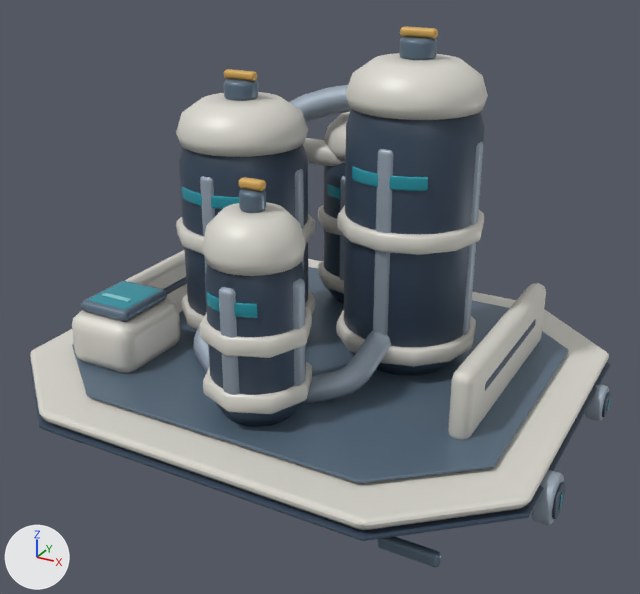
One commit to the glTF model space-battleship/assets/galaxy/v3/buildings/heavy_element_refinery/heavy_element_refinery_lv5.glb: the scene before it, then after it.
Rendered twice from a 50 mm lens placed at (5.67, -10.28, 6.92), pointed at (0.19, -0.31, 1.94). Every picture has the same lights, and +X, +Y and +Z are marked at lower left. The picture after the commit comes second. Where no turn or scale is listed for an object, it has been applied to the vertices. Vertices at exactly the same position are counted once.

The first picture shows 'Structure'.
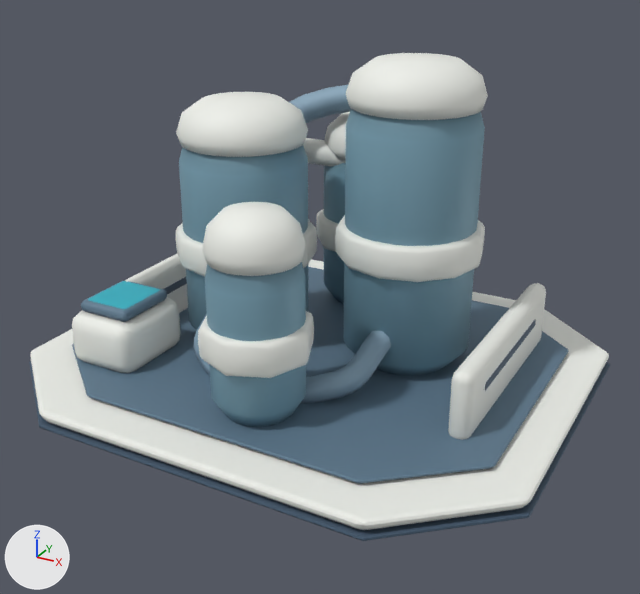
Changed parts and their boxes [x1, y1, x2, y2] in the pictures (640 x 594 px):
'Structure', reshaped (10% shorter): before [29, 26, 611, 567]; after [29, 53, 610, 541]
part 1 of me_floatingnavyhull_014, rebuilt: before [176, 214, 315, 255]; after [176, 219, 317, 277]
part 2 of me_floatingnavyhull_014, rebuilt (36% taller): before [337, 206, 484, 255]; after [335, 215, 485, 282]
part 3 of me_floatingnavyhull_014, rebuilt: before [318, 205, 344, 236]; after [316, 209, 338, 252]
part 4 of me_floatingnavyhull_014, rebuilt (33% taller): before [200, 308, 312, 358]; after [198, 311, 314, 378]
part 5 of me_floatingnavyhull_014, deleted: before [45, 26, 611, 567]
part 6 of me_floatingnavyhull_014, recoloured: [29, 53, 609, 541] in both
part 7 of me_floatingnavyhull_014, recoloured (lighter): [179, 109, 485, 427] in both

The change, as a diff of the scene's bpy script:
```diff
--- a/space-battleship/assets/galaxy/v3/buildings/heavy_element_refinery/heavy_element_refinery_lv5.glb.py
+++ b/space-battleship/assets/galaxy/v3/buildings/heavy_element_refinery/heavy_element_refinery_lv5.glb.py
@@ mat_galaxytoonpressure @@
+mat_galaxytoonpressure = bpy.data.materials.new('GalaxyToonPressure')
+mat_galaxytoonpressure.use_nodes = True; mat_galaxytoonpressure.node_tree.nodes.clear()
+_N = mat_galaxytoonpressure.node_tree.nodes; _L = mat_galaxytoonpressure.node_tree.links
+n0 = _N.new('ShaderNodeBsdfPrincipled'); n0.name = 'Principled BSDF'
+n0.inputs[1].default_value = 0.1  # 'Metallic'
+n0.inputs[2].default_value = 0.58  # 'Roughness'
+n1 = _N.new('ShaderNodeOutputMaterial'); n1.name = 'Material Output'
+n2 = _N.new('ShaderNodeVertexColor'); n2.name = 'Color Attribute'
+_L.new(n0.outputs[0], n1.inputs[0])  # 'BSDF' to 'Surface'
+_L.new(n2.outputs[0], n0.inputs[0])  # 'Color' to 'Base Color'
@@ me_floatingnavyhull_014 @@
 # used by ob_structure; location = (0.0, 0.0, 0.0)
-me_floatingnavyhull_014.from_pydata(...)  # 8992 vertices, 17656 faces; spans x -4.0..4.0, y -3.3..3.3, z 0.0..5.55
+me_floatingnavyhull_014.from_pydata(...)  # 3432 vertices, 6732 faces; spans x -3.82..3.82, y -3.3..3.3, z 0.0..5.2
+# me_floatingnavyhull_014 part 1: the loose piece of 156 vertices spanning x -2.24..-0.21, y -1.01..1.01, z 2.51..2.77 is rebuilt with 156 vertices and now spans x -2.26..-0.18, y -1.04..1.04, z 2.18..2.66
+# me_floatingnavyhull_014 part 2: the loose piece of 144 vertices spanning x 0.2..2.2, y -0.59..1.42, z 2.87..3.13 is rebuilt with 144 vertices and now spans x 0.17..2.23, y -0.61..1.45, z 2.5..2.98
+# me_floatingnavyhull_014 part 3: the loose piece of 108 vertices spanning x -0.99..0.51, y 1.26..2.78, z 2.24..2.5 is rebuilt with 108 vertices and now spans x -1.01..0.54, y 1.23..2.81, z 1.94..2.42
+# me_floatingnavyhull_014 part 4: the loose piece of 96 vertices spanning x -0.54..0.88, y -2.62..-1.19, z 2.04..2.3 is rebuilt with 96 vertices and now spans x -0.57..0.91, y -2.65..-1.17, z 1.77..2.25
+# me_floatingnavyhull_014 part 5: 47 loose pieces with 5560 vertices, spanning x -4.0..4.0, y -2.7..2.78, z 0.09..5.55, are deleted
+# me_floatingnavyhull_014 part 6: 5748 kept faces spanning x -3.82..3.82, y -3.3..3.3, z 0.0..5.2 get new vertex colours
+# me_floatingnavyhull_014 part 7: 1440 faces spanning x -2.13..2.1, y -2.52..2.69, z 0.93..4.95 switch from mat_galaxytoonnavy to mat_galaxytoonpressure
 me_floatingnavyhull_014.materials.append(mat_galaxytoonarmor)
@@ me_floatingnavyhull_014 @@
 me_floatingnavyhull_014.materials.append(mat_galaxytoonglass)
-me_floatingnavyhull_014.materials.append(mat_galaxytoonmark)
-me_floatingnavyhull_014.materials.append(mat_galaxytoonreflection)
```
